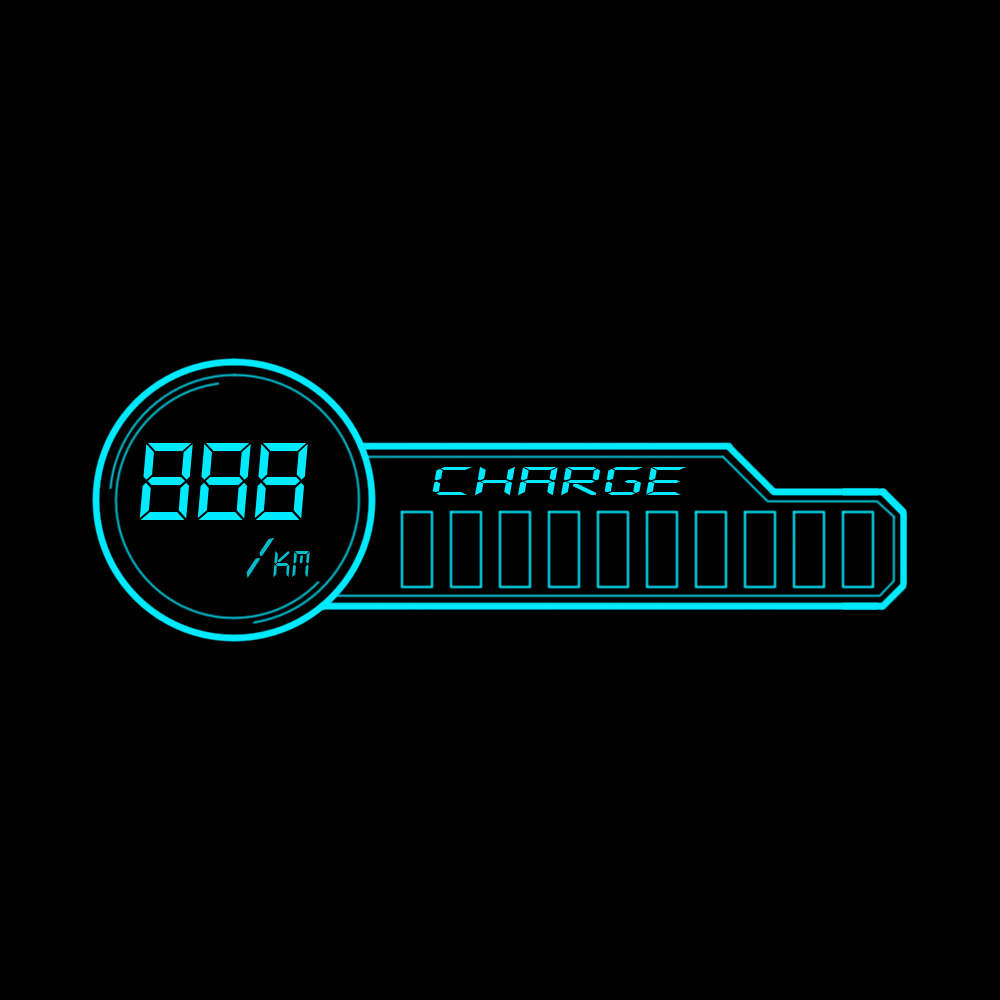
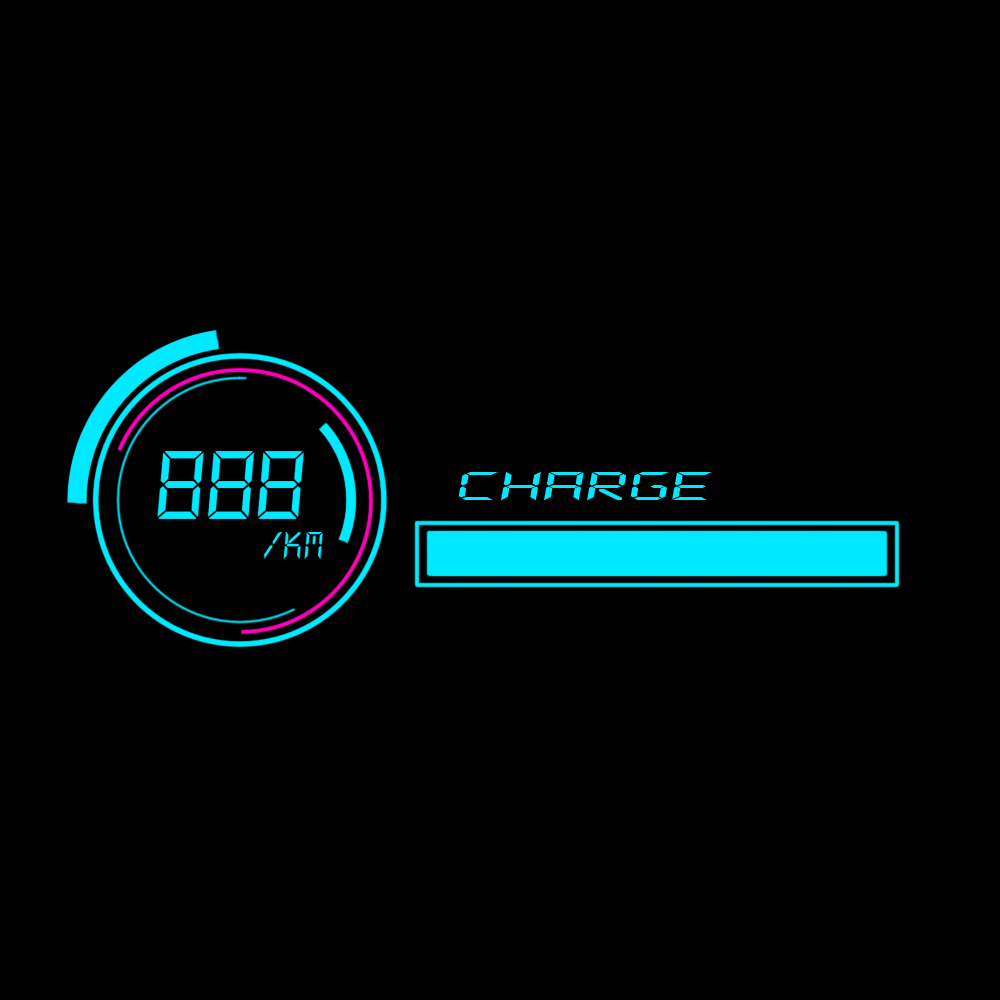
The second 1000 x 1000 image is a revision of the first. Changes to its layers:
added layer "レイヤー 2" above "レイヤー 1" over [318, 422, 357, 545]
added layer "レイヤー 1" above "中〇" over [67, 329, 220, 505]
added layer "中〇" above "ピンク中〇" over [116, 375, 297, 625]
added layer "ピンク中〇" above "〇" over [116, 367, 374, 635]
added layer "〇" above "ゲージ枠" over [92, 352, 388, 648]
added layer "ゲージ枠" above "ゲージ中身" over [414, 520, 900, 588]
added layer "ゲージ中身" above "888" over [426, 530, 888, 577]
added layer "888" above "/km" over [157, 451, 304, 519]
added layer "/km" above "CHARGE" over [264, 532, 323, 559]
renamed "km" to "CHARGE", painted on it over [91, 357, 908, 643]
